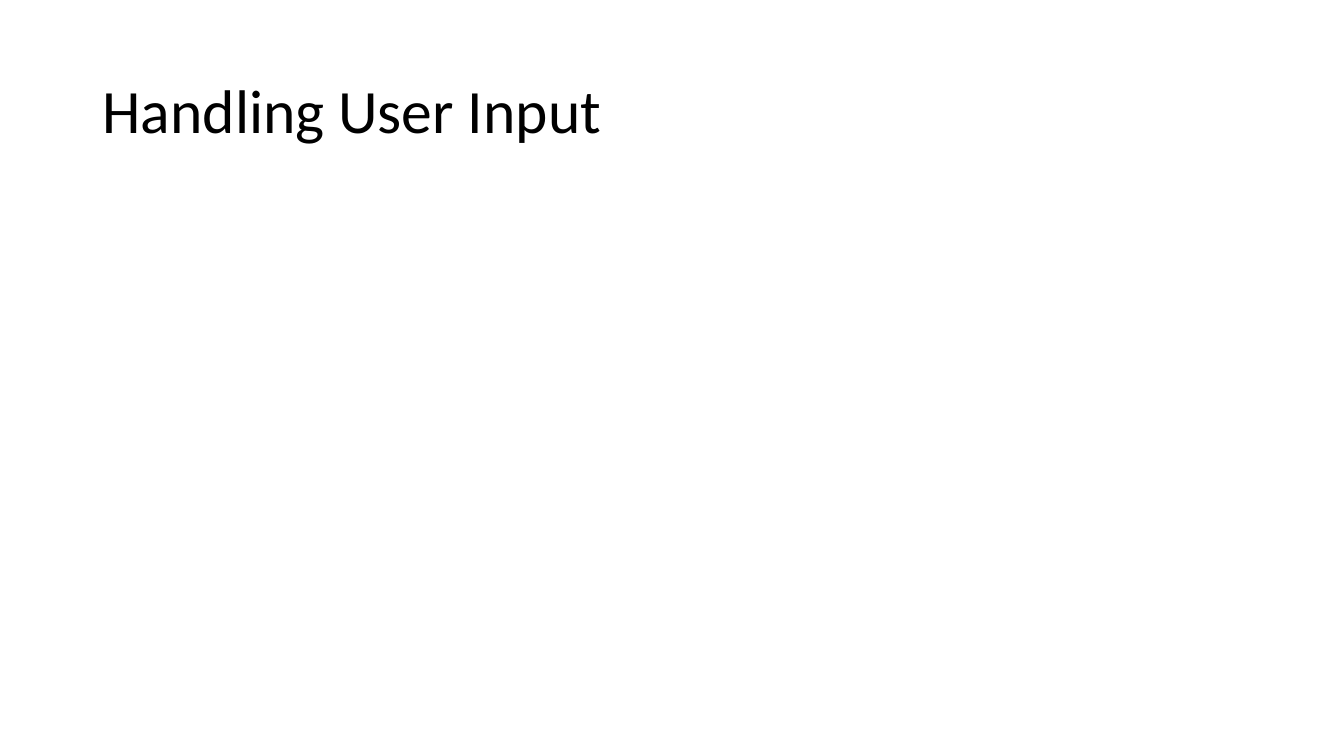
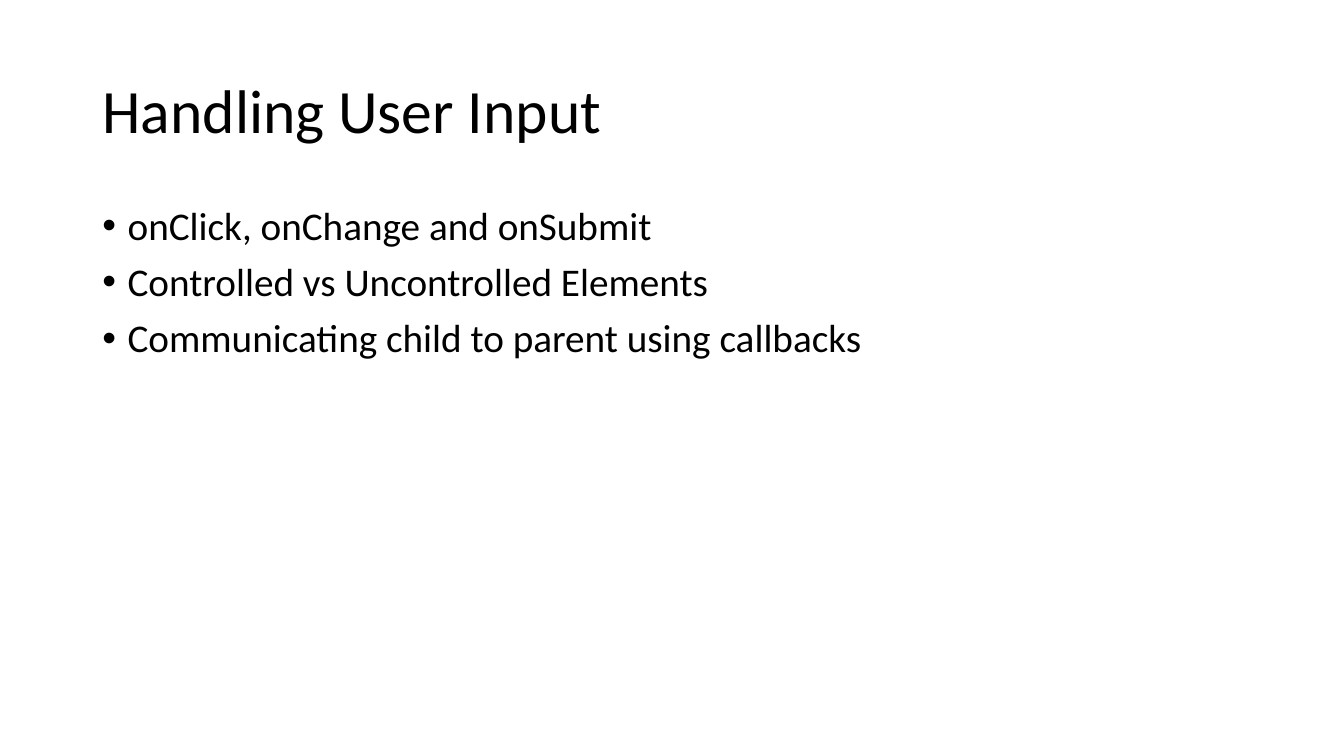
Before and after one commit to sreekanthkategaru/react, a slide deck: slide 16 of react_ppt.pptx. Drawn at 1344x756 pixels with LibreOffice and Linux fonts; fonts in the diff are those of the drawing. Boxes give left, top, right and bottom in pixels: in the first picture for what was removed or moved away, otherwise in the second. Text is boxed around its words. In the diff, an @@ line names an element or a change of style, - is before the commit and + after.

```diff
--- a/react_ppt.pptx
+++ b/react_ppt.pptx
@@ text added at (x1=128, y1=212, x2=862, y2=359), 28 pt, text #000000 @@
+• onClick, onChange and onSubmit
+• Controlled vs Uncontrolled Elements
+• Communicating child to parent using callbacks
```
Also in this commit, not shown: 1 other slide changed, 1 slide added, 26 other files.
